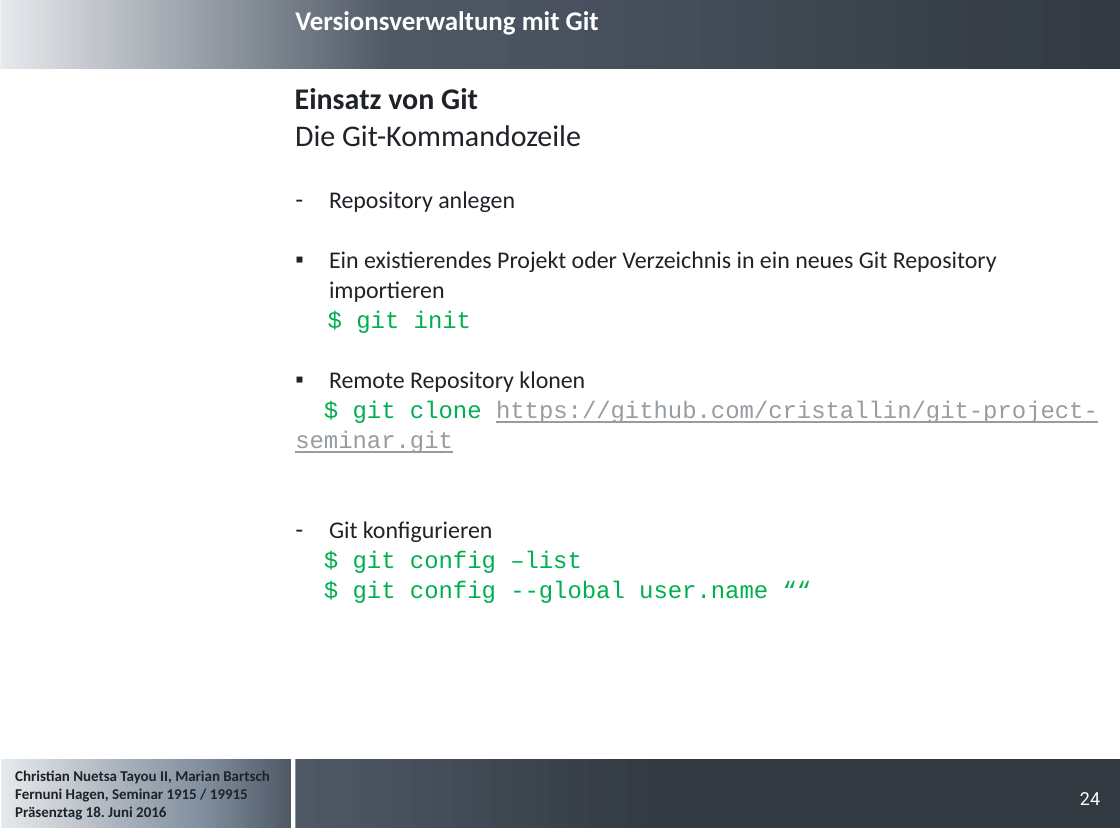
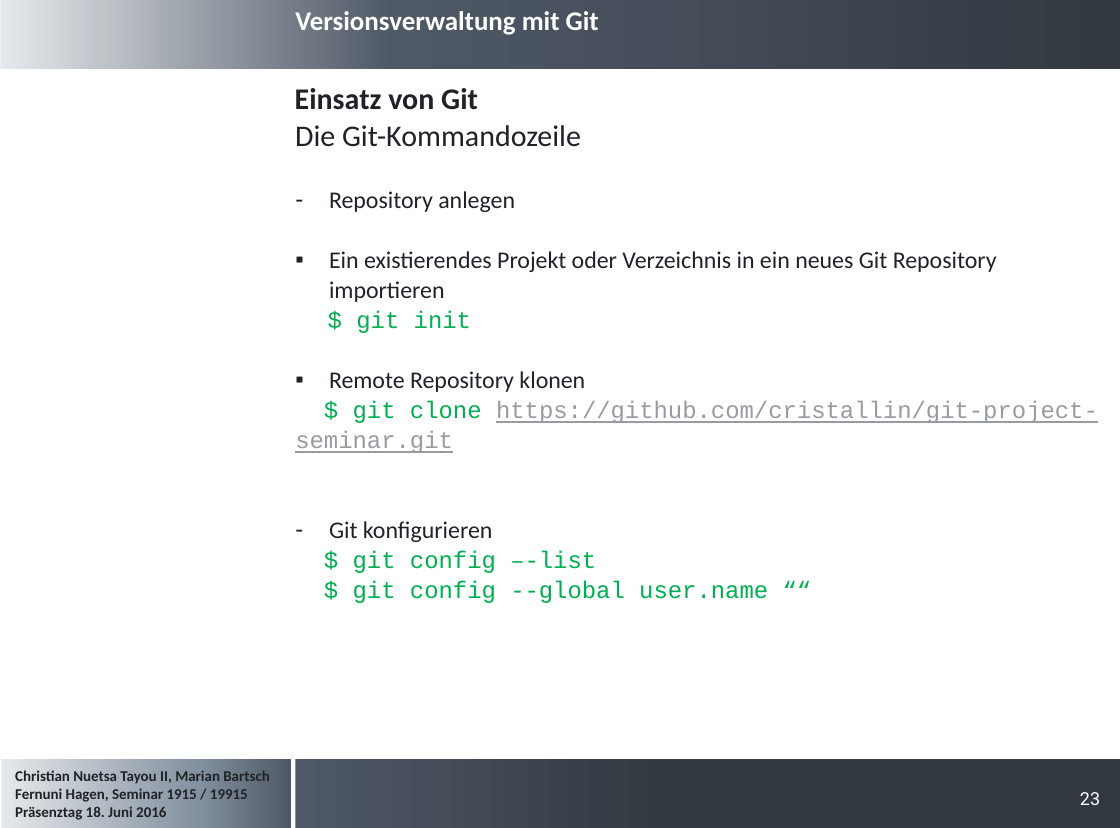
Before and after one commit to cristallin/git-project-seminar, a slide deck: slide 23 of Präsentation_Seminararbeit.pptx (slide 24 before the commit). Drawn at 1120x828 pixels with LibreOffice and Linux fonts; fonts in the diff are those of the drawing; background and template pictures are left out. Boxes give left, top, right and bottom in pixels: in the first picture for what was removed or moved away, otherwise in the second. Text is boxed around its words. In the diff, an @@ line names an element or a change of style, - is before the commit and + after.

```diff
--- a/Präsentation_Seminararbeit.pptx
+++ b/Präsentation_Seminararbeit.pptx
@@ text at [353, 551, 596, 573]: text changed @@
-$ git config –list
+$ git config –-list
@@ page number at [1080, 792, 1100, 805]: text changed @@
-24
+23
```
Also in this commit, not shown: 5 other slides changed, 1 slide removed.
